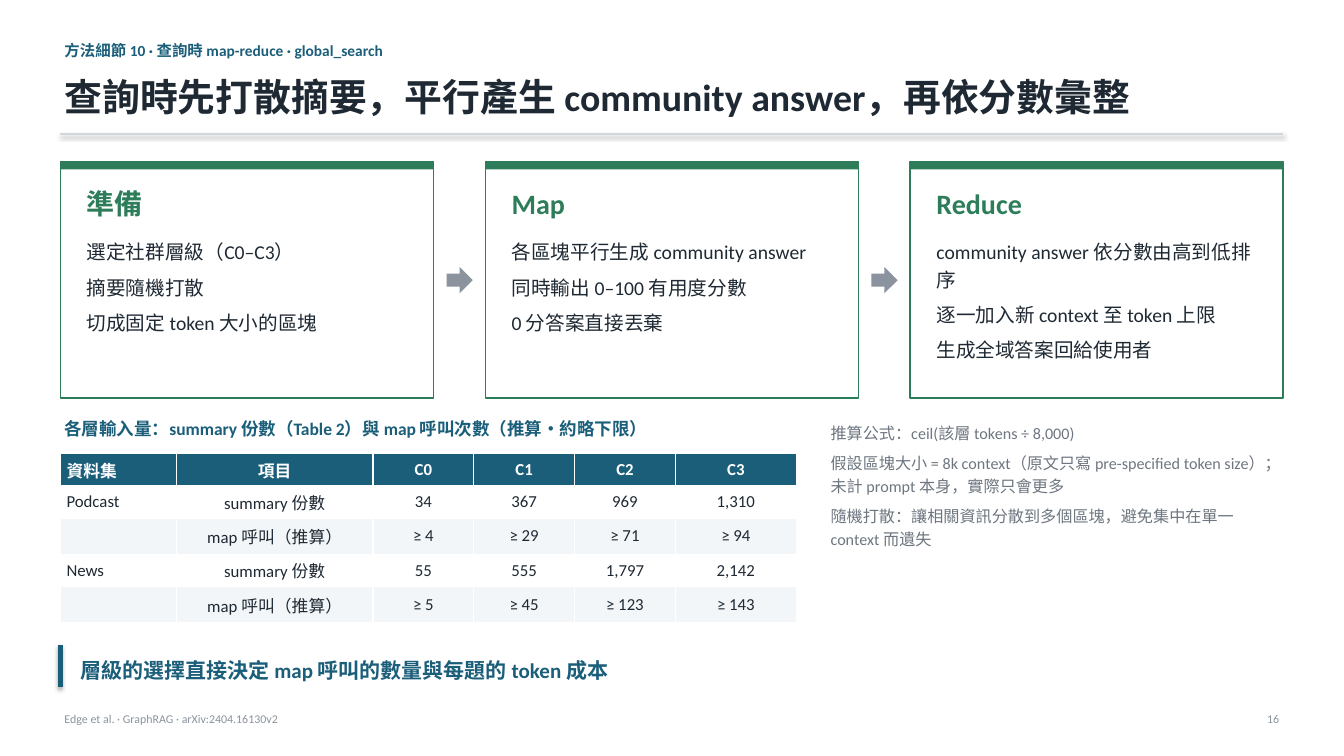
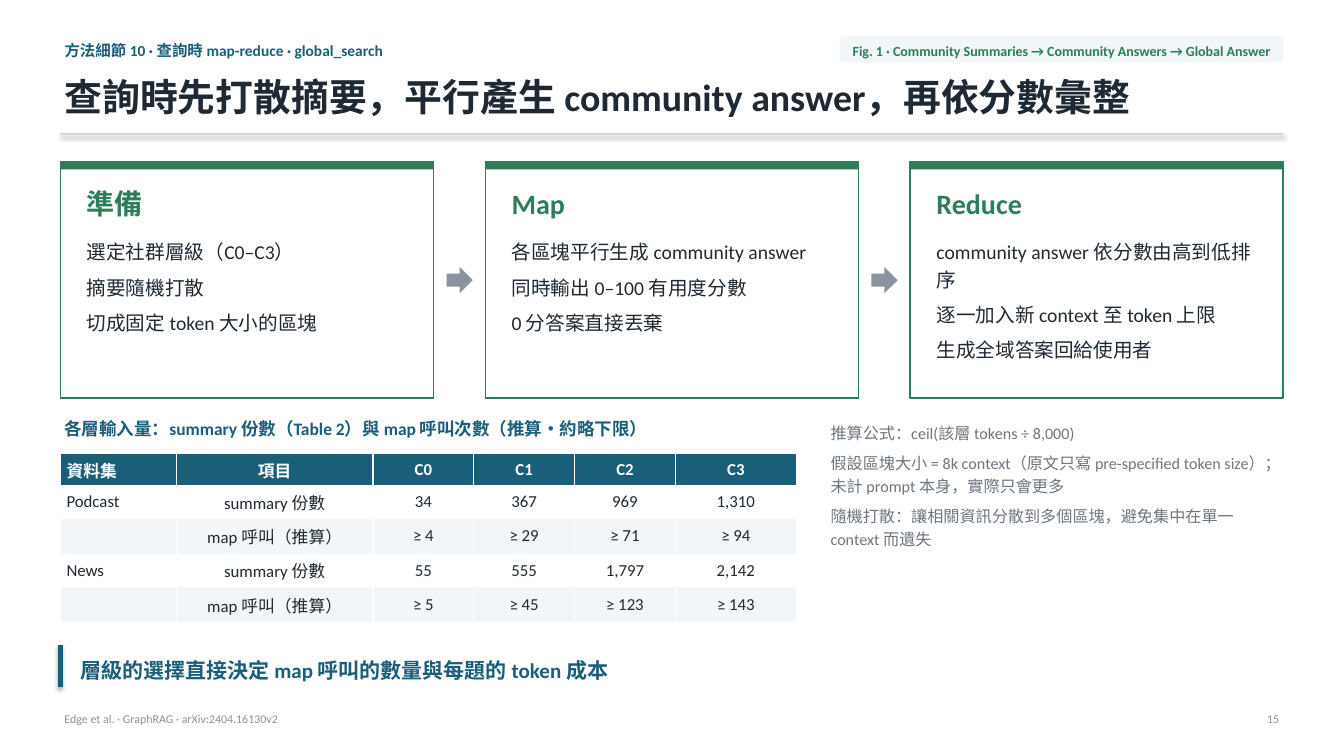
Before and after one commit to Moris-Zhan/CV-RAG-LLM-Papers, a slide deck: slide 15 of RAG/2024_GraphRAG/graph-rag-full-slides_zh-TW.pptx (slide 16 before the commit). Drawn at 1344x756 pixels with LibreOffice and Linux fonts; fonts in the diff are those of the drawing. Boxes give left, top, right and bottom in pixels: in the first picture for what was removed or moved away, otherwise in the second. Text is boxed around its words. In the diff, an @@ line names an element or a change of style, - is before the commit and + after.

```diff
--- a/RAG/2024_GraphRAG/graph-rag-full-slides_zh-TW.pptx
+++ b/RAG/2024_GraphRAG/graph-rag-full-slides_zh-TW.pptx
@@ rounded rectangle added at (840,36,1284,63), fill #F2F6F8 @@
@@ text added at (853,46,1271,59), 10 pt, text #2E7D5A, bold @@
+Fig. 1 · Community Summaries → Community Answers → Global Answer
```
Also in this commit, not shown: 14 other slides changed, 7 other files.
